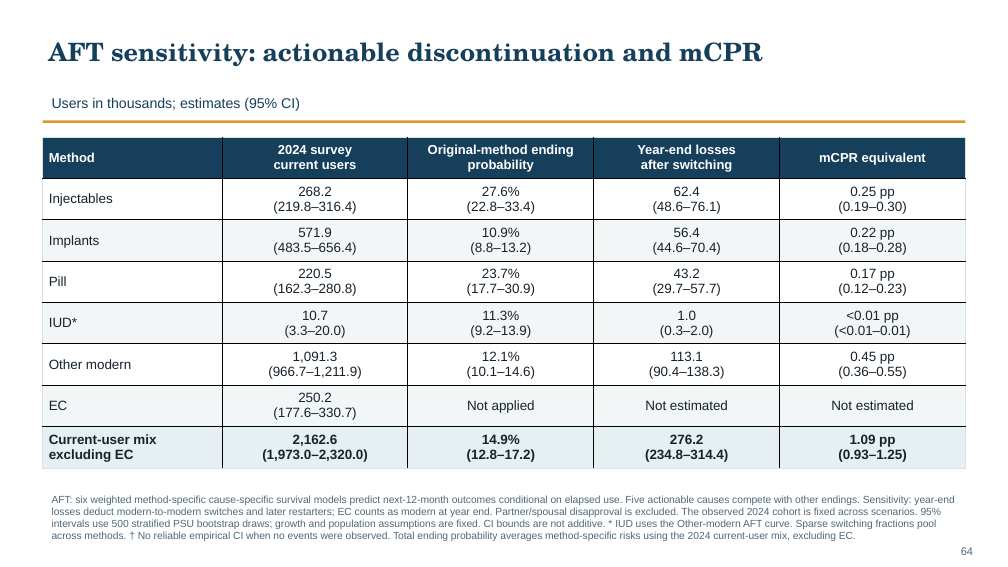
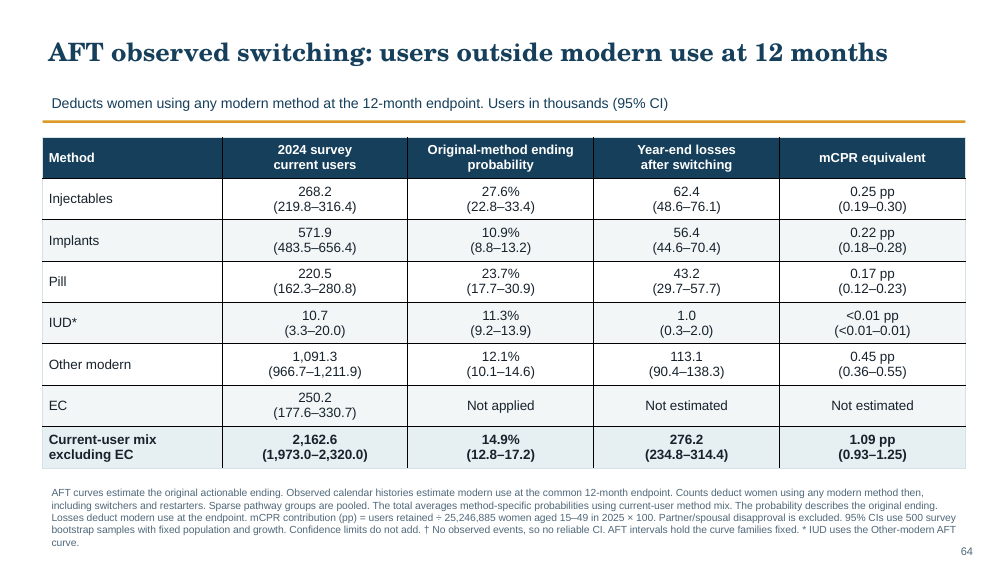
Before and after one commit to graciasierra6/Discontinuation-analyses, a slide deck: slide 64 of DRC_analysis/DRC_discontinuation.pptx. Drawn at 1008x567 pixels with LibreOffice and Linux fonts; fonts in the diff are those of the drawing. Boxes give left, top, right and bottom in pixels: in the first picture for what was removed or moved away, otherwise in the second. Text is boxed around its words. In the diff, an @@ line names an element or a change of style, - is before the commit and + after.

```diff
--- a/DRC_analysis/DRC_discontinuation.pptx
+++ b/DRC_analysis/DRC_discontinuation.pptx
@@ text at bbox=[48, 42, 888, 66]: text changed @@
-AFT sensitivity: actionable discontinuation and mCPR
+AFT observed switching: users outside modern use at 12 months
@@ text at bbox=[52, 97, 669, 111]: text changed @@
-Users in thousands; estimates (95% CI)
+Deducts women using any modern method at the 12-month endpoint. Users in thousands (95% CI)
@@ text at bbox=[52, 489, 956, 546]: text changed @@
-AFT: six weighted method-specific cause-specific survival models predict next-12-month outcomes conditional on elapsed use. Five actionable causes compete with other endings. Sensitivity: year-end losses deduct modern-to-modern switches and later restarters; EC counts as modern at year end. Partner/spousal disapproval is excluded. The observed 2024 cohort is fixed across scenarios. 95% intervals use 500 stratified PSU bootstrap draws; growth and population assumptions are fixed. CI bounds are not additive. * IUD uses the Other-modern AFT curve. Sparse switching fractions pool across methods. † No reliable empirical CI when no events were observed. Total ending probability averages method-specific risks using the 2024 current-user mix, excluding EC.
+AFT curves estimate the original actionable ending. Observed calendar histories estimate modern use at the common 12-month endpoint. Counts deduct women using any modern method then, including switchers and restarters. Sparse pathway groups are pooled. The total averages method-specific probabilities using current-user method mix. The probability describes the original ending. Losses deduct modern use at the endpoint. mCPR contribution (pp) = users retained ÷ 25,246,885 women aged 15–49 in 2025 × 100. Partner/spousal disapproval is excluded. 95% CIs use 500 survey bootstrap samples with fixed population and growth. Confidence limits do not add. † No observed events, so no reliable CI. AFT intervals hold the curve families fixed. * IUD uses the Other-modern AFT curve.
```
Also in this commit, not shown: 40 other slides changed, 8 slides added, 32 other files.
